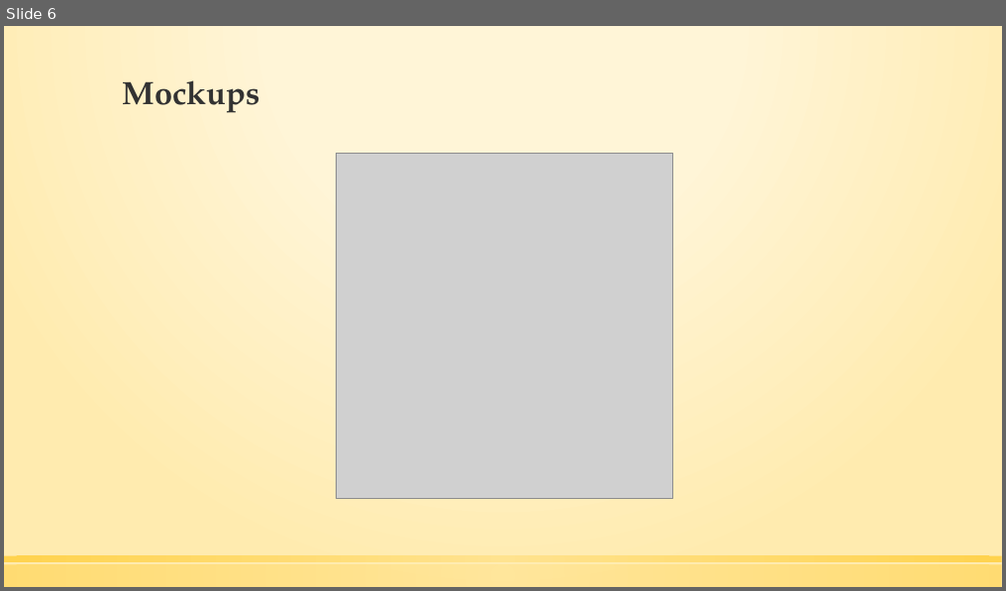
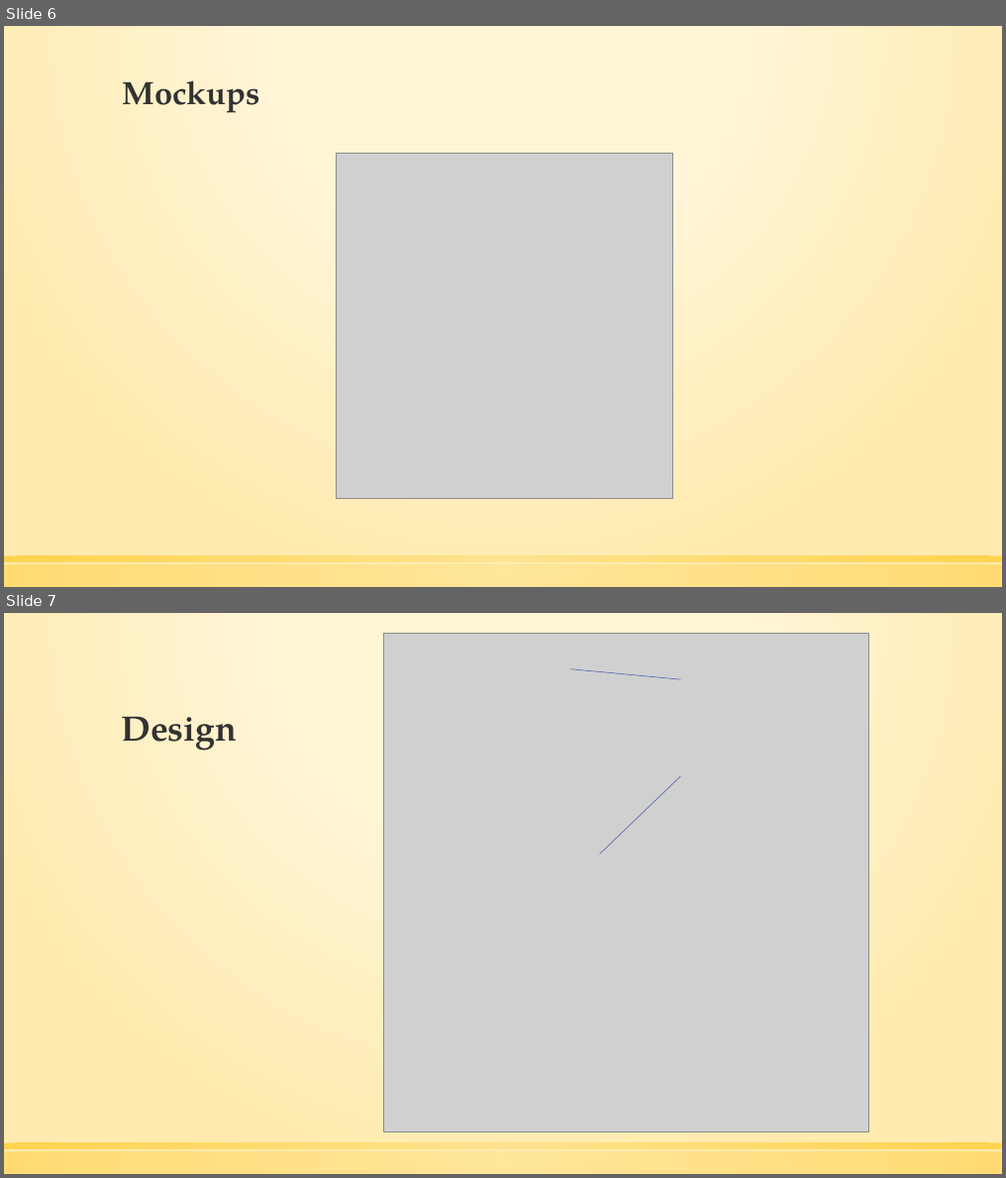
Before and after one commit to COLEplusTEN/P.I.T.S, a slide deck: Team.Supreme.pptx. Shown one above the other, each under a label of ours: slide 6 before the commit, slides 6 and 7 after it. The pictures are 1006x591 and 1006x1178 pixels, drawn with LibreOffice and Linux fonts; fonts in the diff are those of the drawing; grey boxes stand for pictures. Boxes give left, top, right and bottom in pixels: in the first picture for what was removed or moved away, otherwise in the second. Text is boxed around its words. In the diff, an @@ line names an element or a change of style, - is before the commit and + after.

```diff
--- a/Team.Supreme.pptx
+++ b/Team.Supreme.pptx
@@ slide 7 added at [4,613,1002,1174], background gradient #FFF5D7 to #FFEBAF; not listed: 2 template elements that a slide beside it also shows @@
@@ picture added at [383,633,869,1132] @@
@@ line added from (570, 669) to (681, 679), #4156AC 0.5 pt @@
@@ title added at [121,716,237,751], 34 pt, text #323232, bold @@
+Design
@@ line added from (681, 776) to (600, 854), #4156AC 0.5 pt @@
```
Also in this commit, not shown: 3 other slides added, 5 slides removed.
